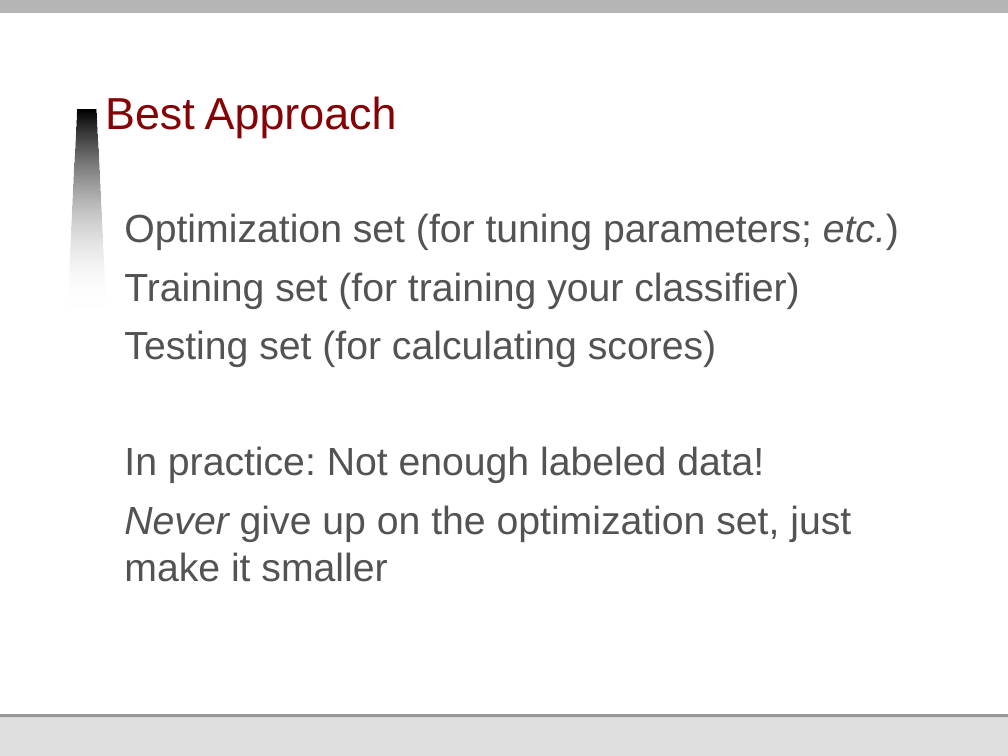
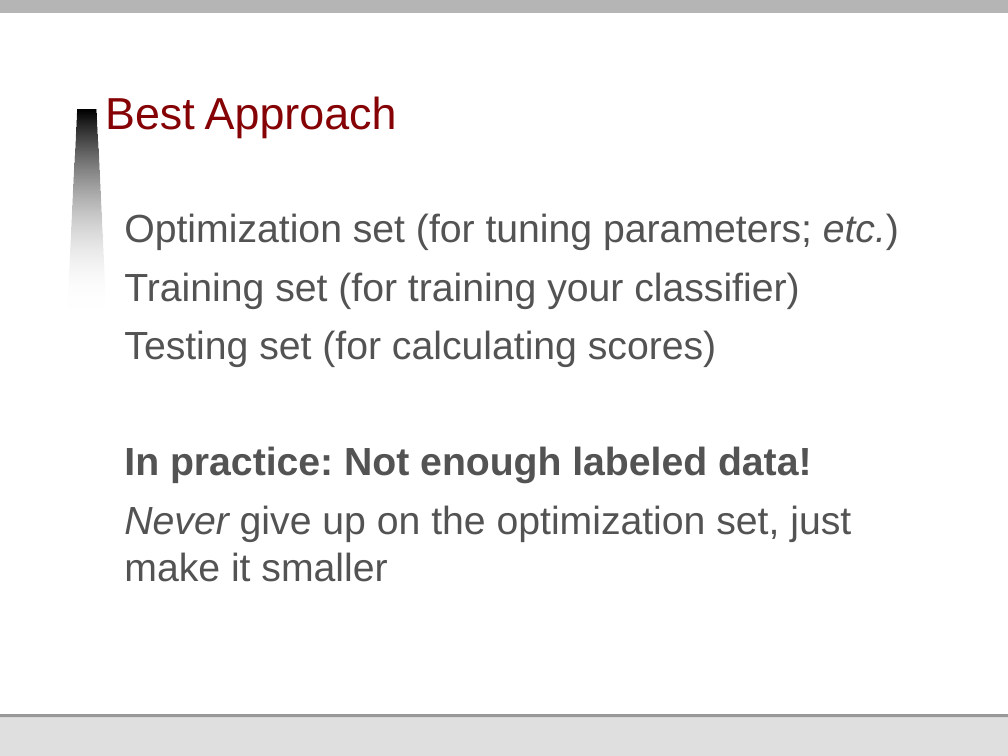
Before and after one commit to jmankoff/data, a slide deck: slide 61 of Lectures/12 Machine Learning I Training and Testing.pptx (slide 65 before the commit). Drawn at 1008x756 pixels with LibreOffice and Linux fonts; fonts in the diff are those of the drawing; background and template pictures are left out. Boxes give left, top, right and bottom in pixels: in the first picture for what was removed or moved away, otherwise in the second. Text is boxed around its words. In the diff, an @@ line names an element or a change of style, - is before the commit and + after.

```diff
--- a/Lectures/12 Machine Learning I Training and Testing.pptx
+++ b/Lectures/12 Machine Learning I Training and Testing.pptx
@@ text at [124, 446, 812, 483]: bold on in "In practice: Not enough labeled data!" @@
```
Also in this commit, not shown: 9 other slides changed, 3 slides added, 7 slides removed, 4 other files.
